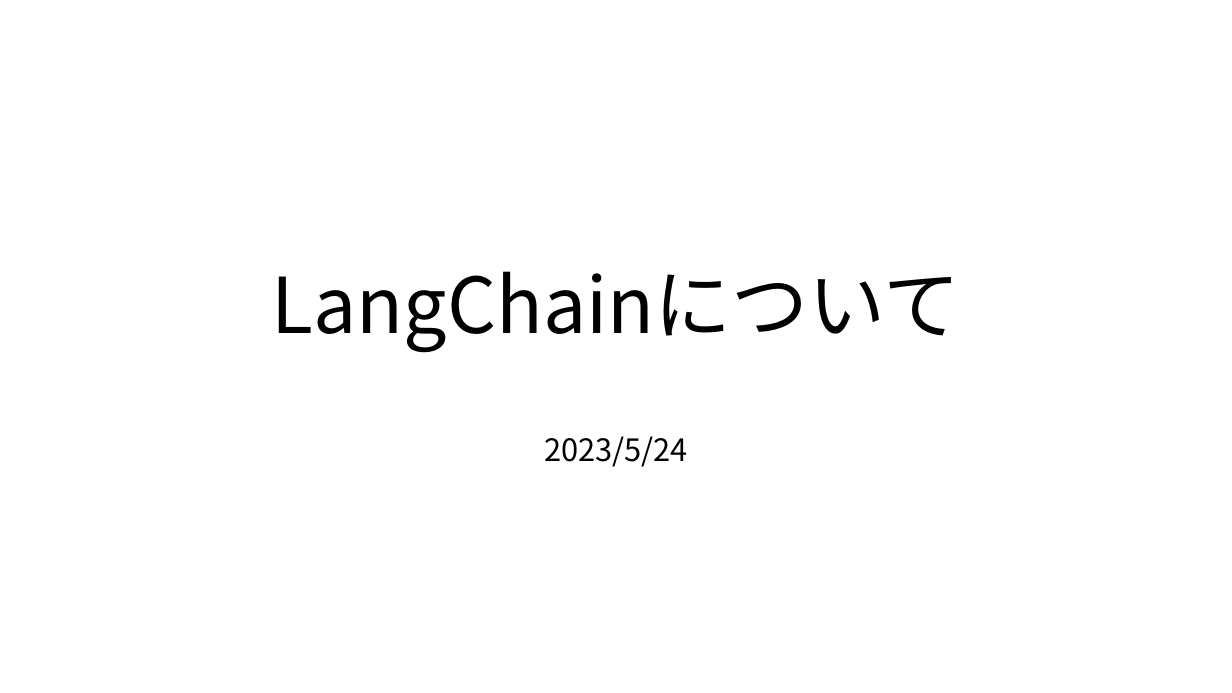
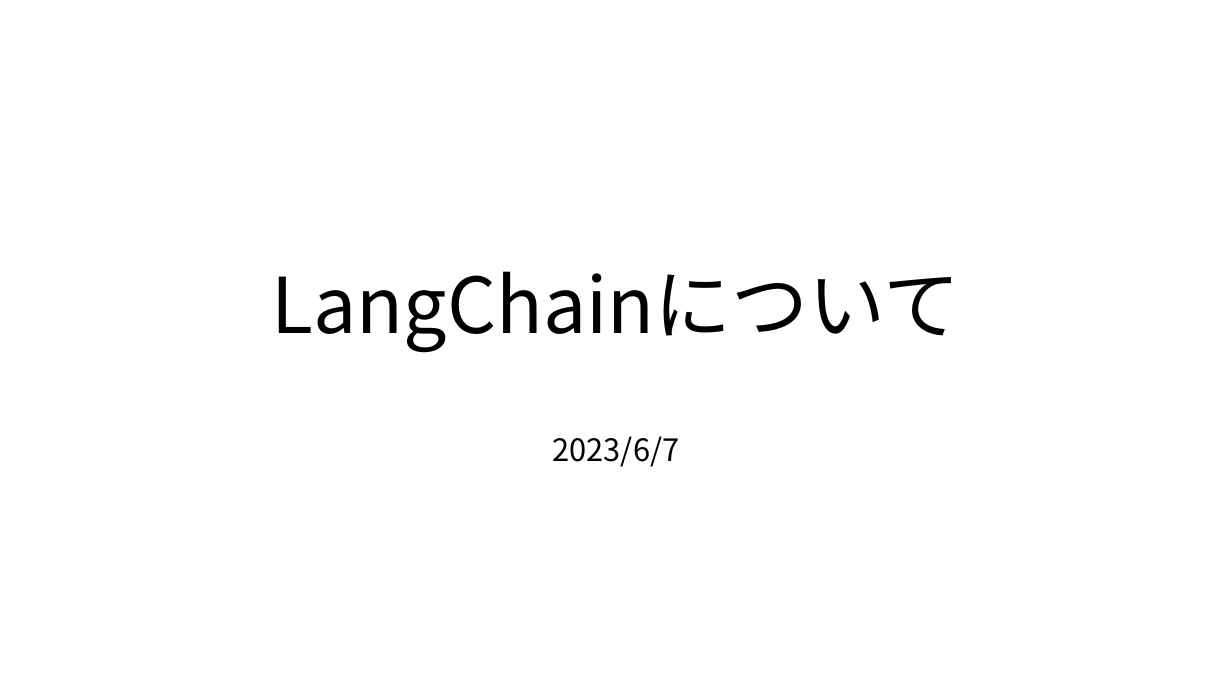
Before and after one commit to nakayasu720/report, a slide deck: slide 1 of LangChainについて.pptx. Drawn at 1232x693 pixels with LibreOffice and Linux fonts; fonts in the diff are those of the drawing. Boxes give left, top, right and bottom in pixels: in the first picture for what was removed or moved away, otherwise in the second. Text is boxed around its words. In the diff, an @@ line names an element or a change of style, - is before the commit and + after.

```diff
--- a/LangChainについて.pptx
+++ b/LangChainについて.pptx
@@ subtitle at <box>553,436,680,467</box>: text changed @@
-2023/5/24
+2023/6/7
```
Also in this commit, not shown: 10 other slides changed, 1 slide added.
